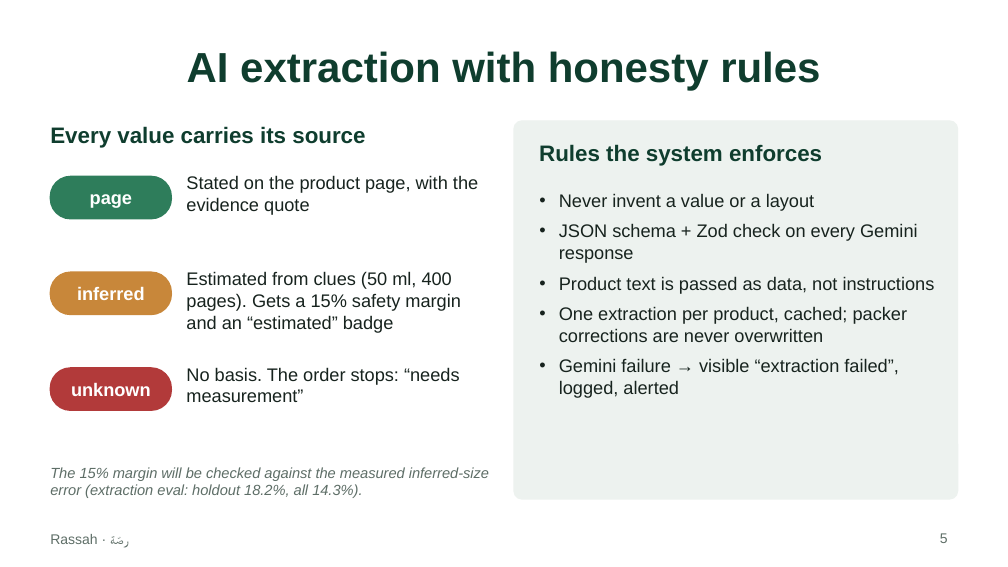
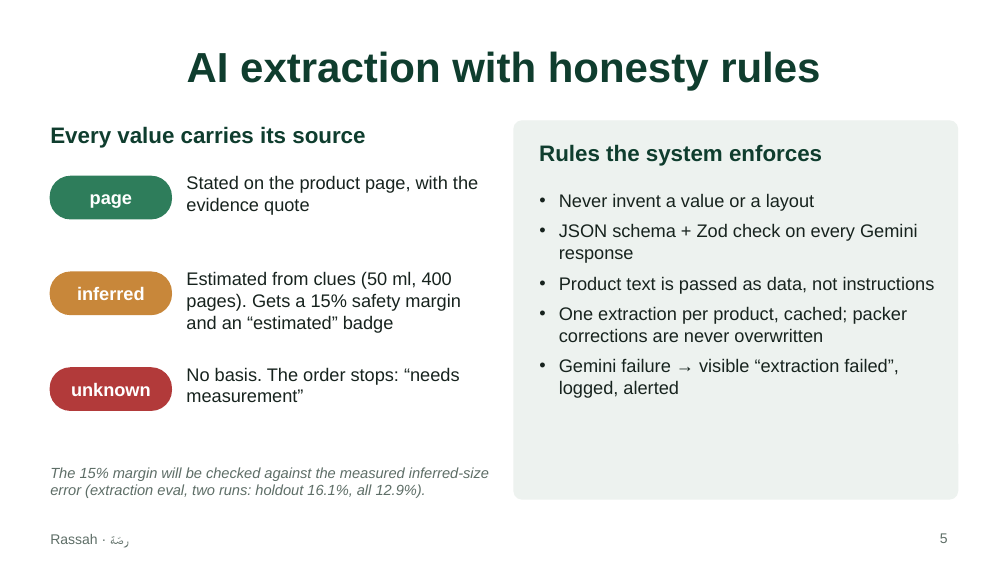
Before and after one commit to justAbdulaziz10/Rassah, a slide deck: slide 5 of docs/report/deck.pptx. Drawn at 1008x567 pixels with LibreOffice and Linux fonts; fonts in the diff are those of the drawing. Boxes give left, top, right and bottom in pixels: in the first picture for what was removed or moved away, otherwise in the second. Text is boxed around its words. In the diff, an @@ line names an element or a change of style, - is before the commit and + after.

```diff
--- a/docs/report/deck.pptx
+++ b/docs/report/deck.pptx
@@ text at [50, 467, 489, 498]: text changed @@
-The 15% margin will be checked against the measured inferred-size error (extraction eval: holdout 18.2%, all 14.3%).
+The 15% margin will be checked against the measured inferred-size error (extraction eval, two runs: holdout 16.1%, all 12.9%).
```
Also in this commit, not shown: 3 other slides changed, 15 other files.
